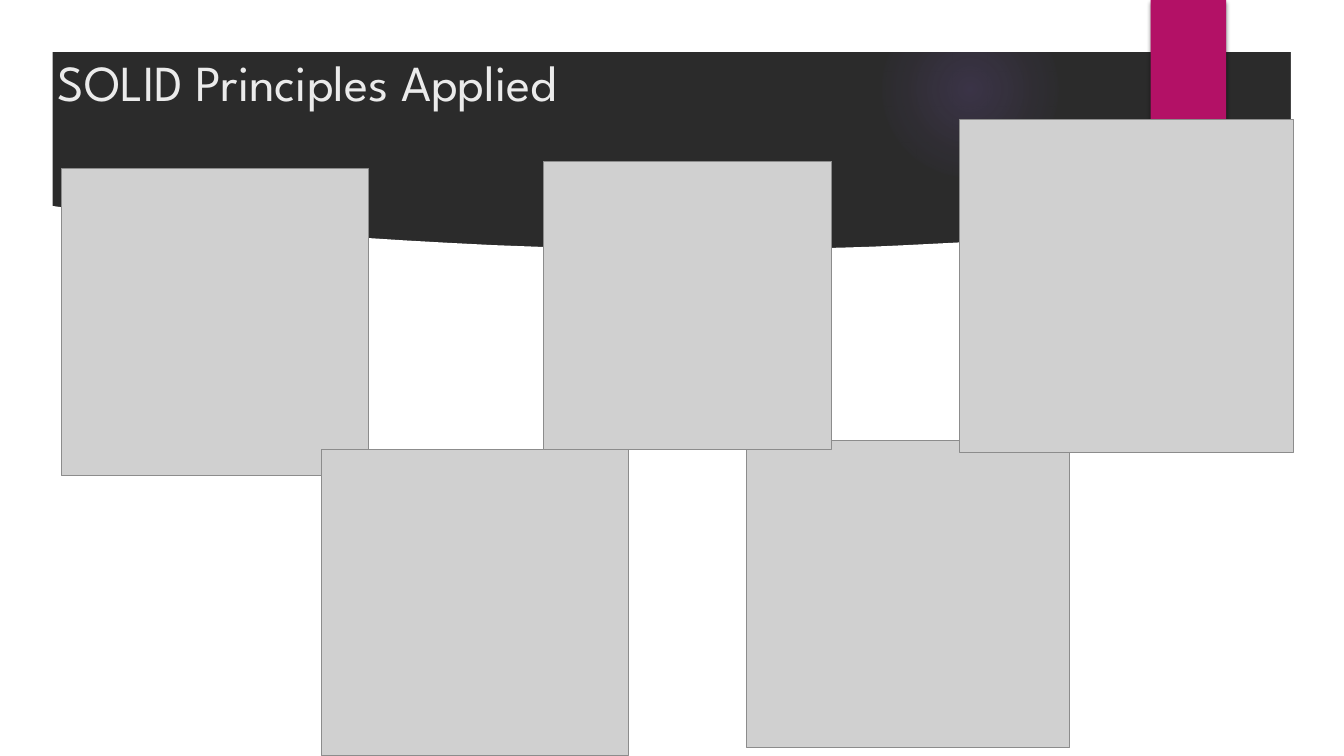
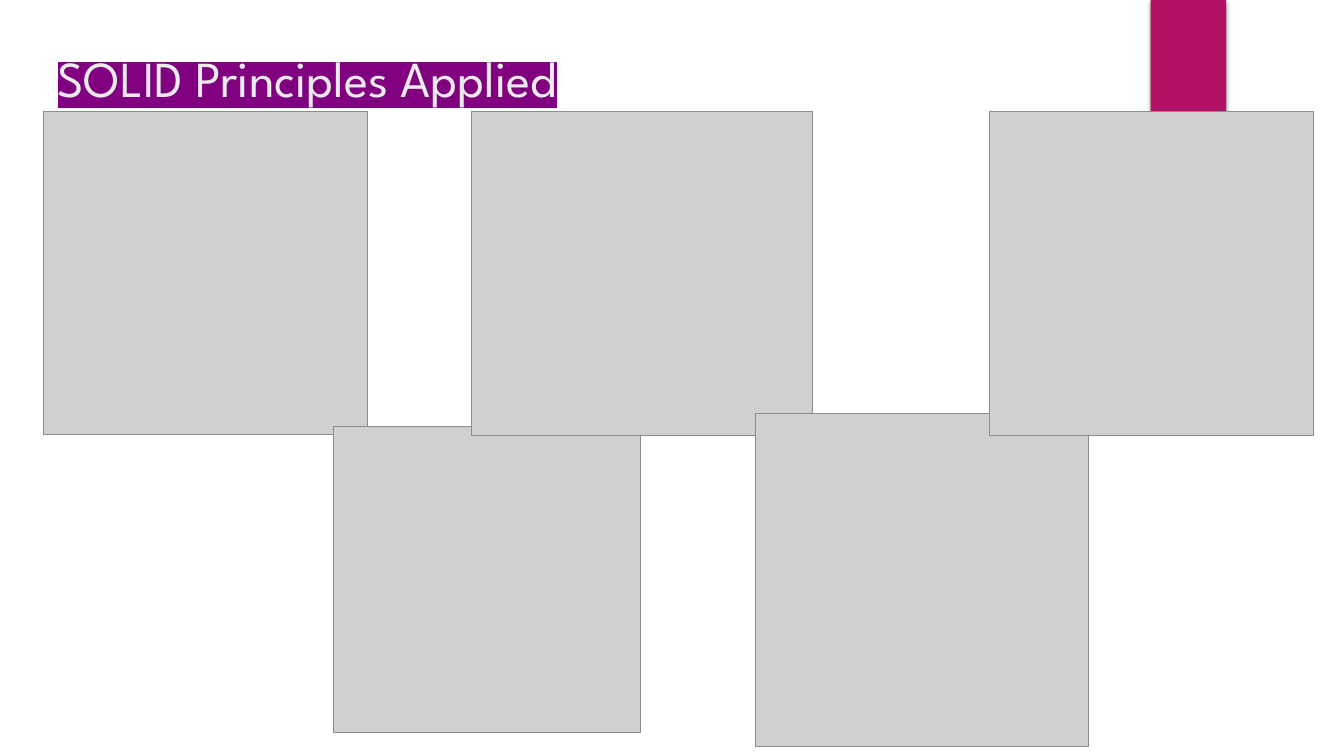
Before and after one commit to aukokyong/jfs-master, a slide deck: slide 20 of project/Presentation Template.pptx (slide 21 before the commit). Drawn at 1344x756 pixels with LibreOffice and Linux fonts; fonts in the diff are those of the drawing; grey boxes stand for pictures; background and template pictures are left out; a plain dark background stands for a picture behind light text. Boxes give left, top, right and bottom in pixels: in the first picture for what was removed or moved away, otherwise in the second. Text is boxed around its words. In the diff, an @@ line names an element or a change of style, - is before the commit and + after.

```diff
--- a/project/Presentation Template.pptx
+++ b/project/Presentation Template.pptx
@@ background picture (left out) to #FFFFFF @@
@@ group removed at box(0, 0, 1344, 756): 4 ellipses, 3 freeform shapes @@
@@ text "SOLID Principles Applied" at box(58, 46, 557, 112): highlight none to #800080; vertical alignment middle to top @@
@@ picture: place and size @@
-picture at box(62, 168, 368, 475)
+picture at box(44, 111, 368, 435)
@@ picture added at box(472, 111, 814, 435) @@
@@ picture: place and size @@
-picture at box(543, 161, 832, 450)
+picture at box(990, 112, 1314, 436)
@@ picture removed at box(960, 120, 1294, 453) @@
@@ picture: place and size @@
-picture at box(747, 441, 1071, 747)
+picture at box(755, 413, 1089, 746)
@@ picture: place and size @@
-picture at box(322, 450, 628, 756)
+picture at box(334, 426, 640, 733)
```
Also in this commit, not shown: 1 other slide changed, 1 slide added, 2 slides removed, 14 other files.
